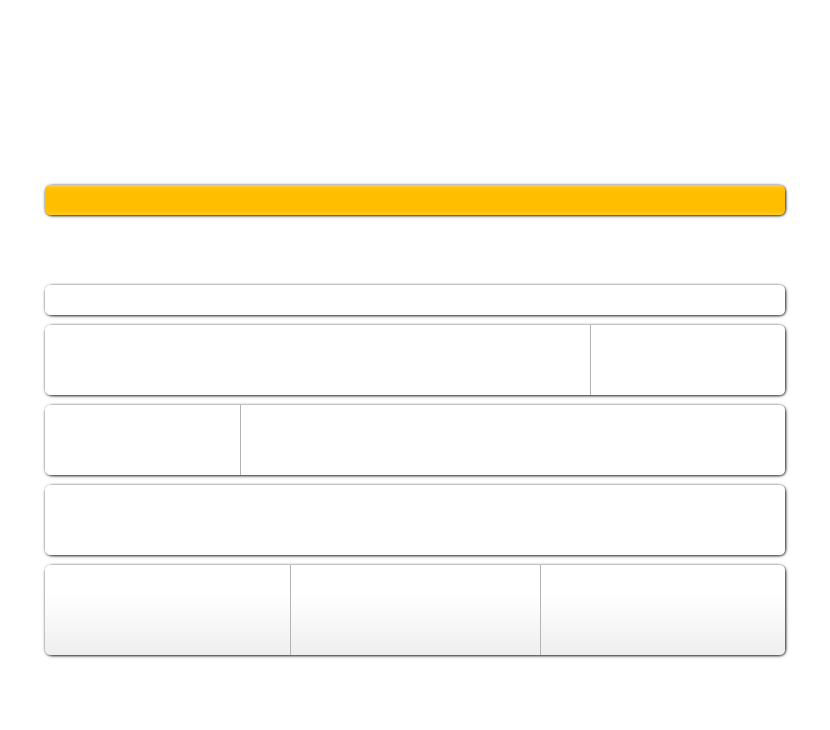
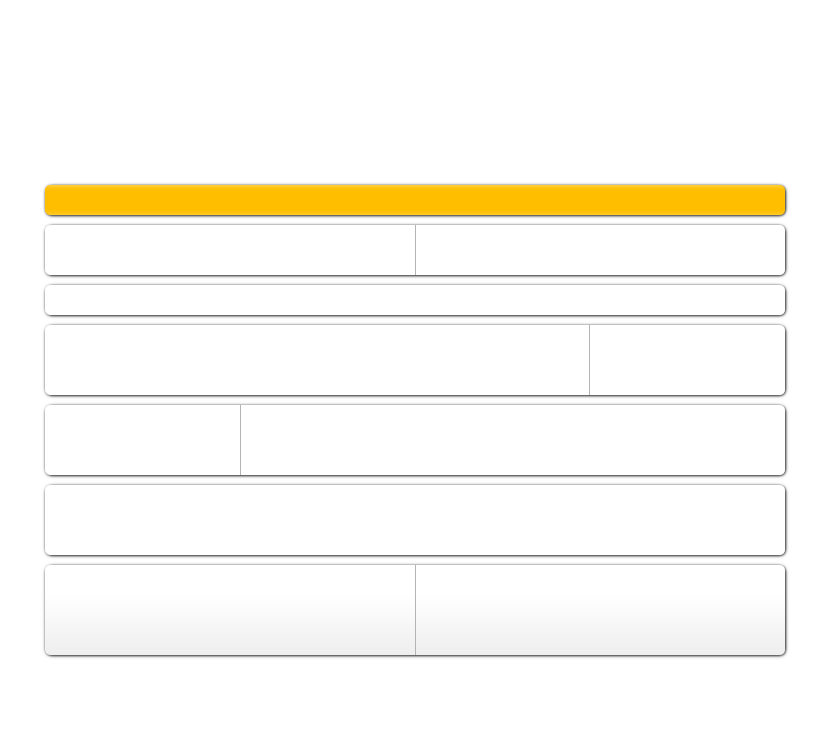
Layer changes from the first w=830, h=730 image to the second:
painted on "stroke" over [left=290, top=225, right=591, bottom=655]
renamed "header widget" to "boxes", painted on it over [left=45, top=225, right=785, bottom=395]
removed layer "ms" over [left=589, top=325, right=591, bottom=395]
